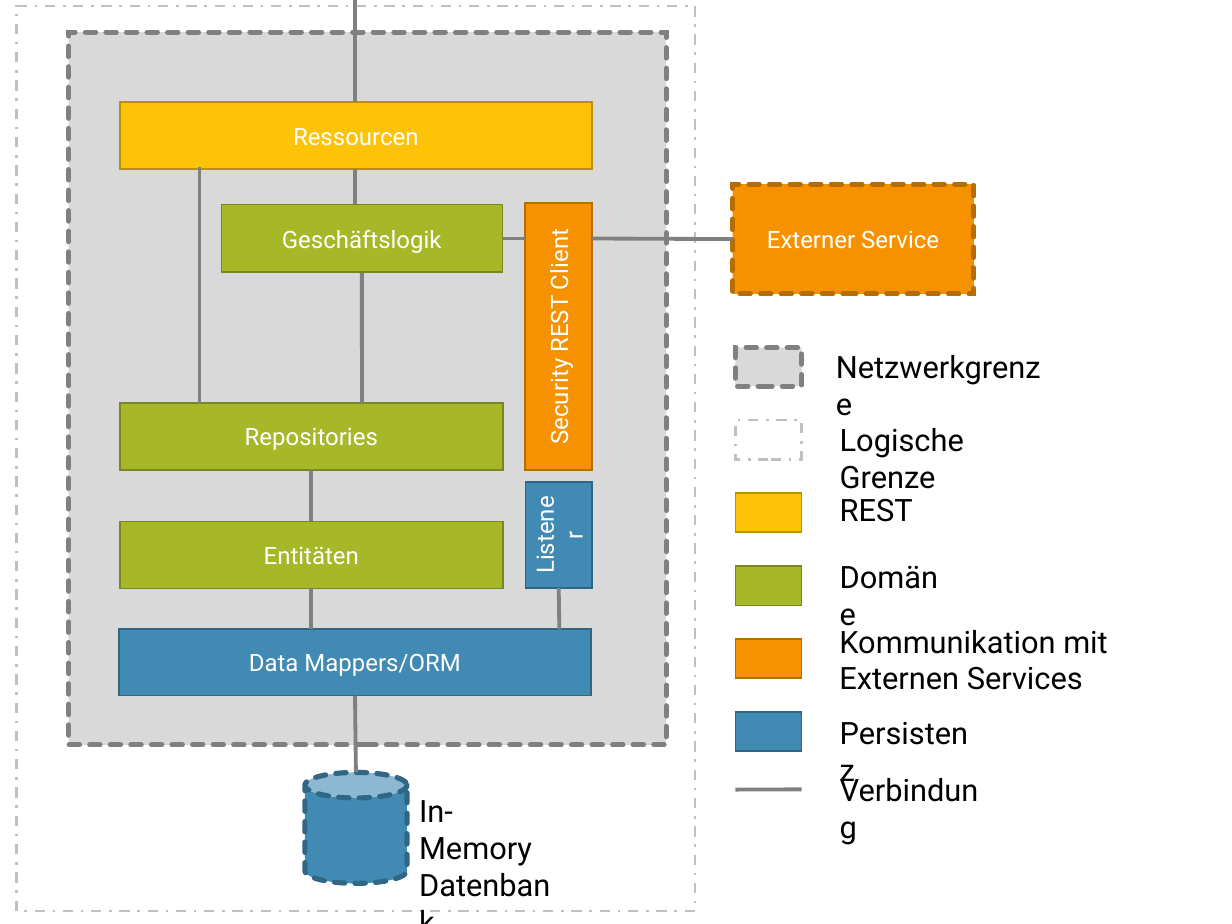
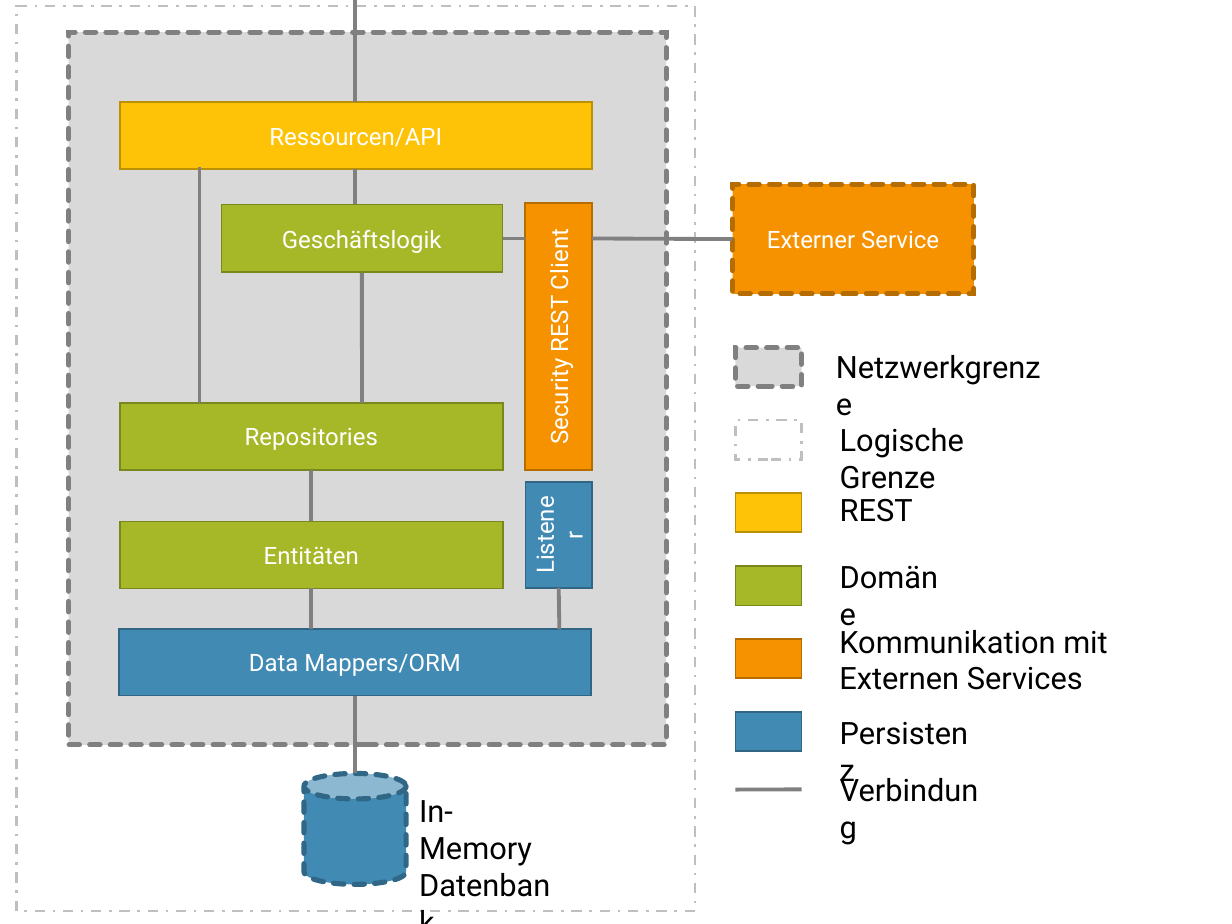
Before and after one commit to FabianWilms/hm-ba, a slide deck: slide 11 of images/ppt/graphics.pptx. Drawn at 1232x924 pixels with LibreOffice and Linux fonts; fonts in the diff are those of the drawing. Boxes give left, top, right and bottom in pixels: in the first picture for what was removed or moved away, otherwise in the second. Text is boxed around its words. In the diff, an @@ line names an element or a change of style, - is before the commit and + after.

```diff
--- a/images/ppt/graphics.pptx
+++ b/images/ppt/graphics.pptx
@@ text in rectangle at (x1=269, y1=128, x2=442, y2=147): text changed @@
-Ressourcen
+Ressourcen/API
```
Also in this commit, not shown: 3 other slides changed, 9 other files.
